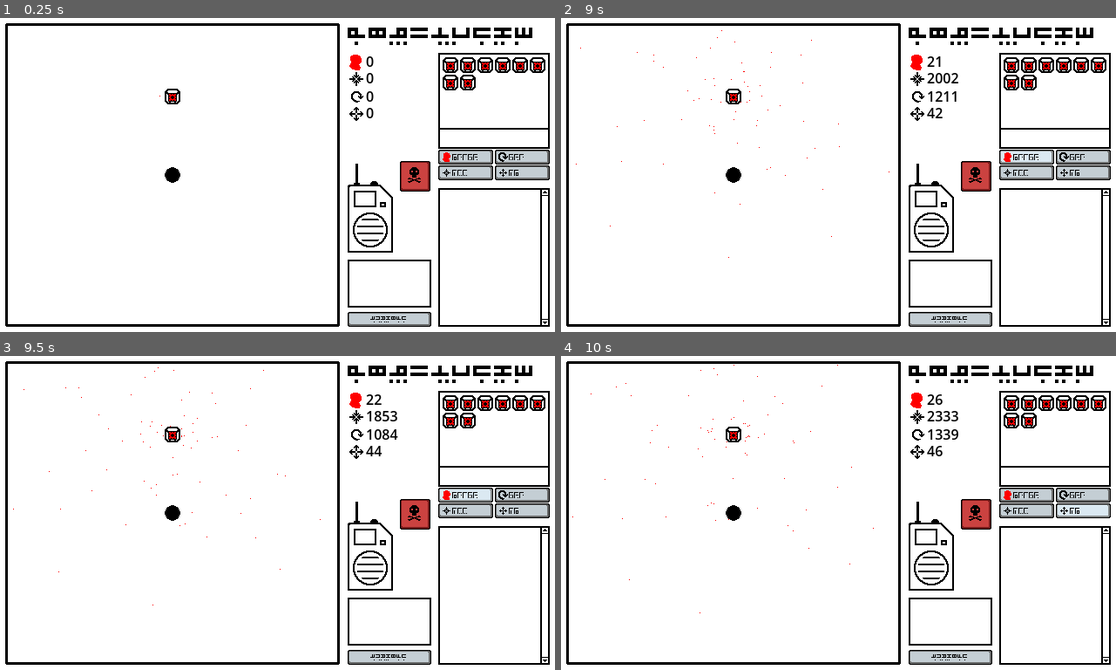
Above: before the commit, frames 1-4 (two rows, left to right).
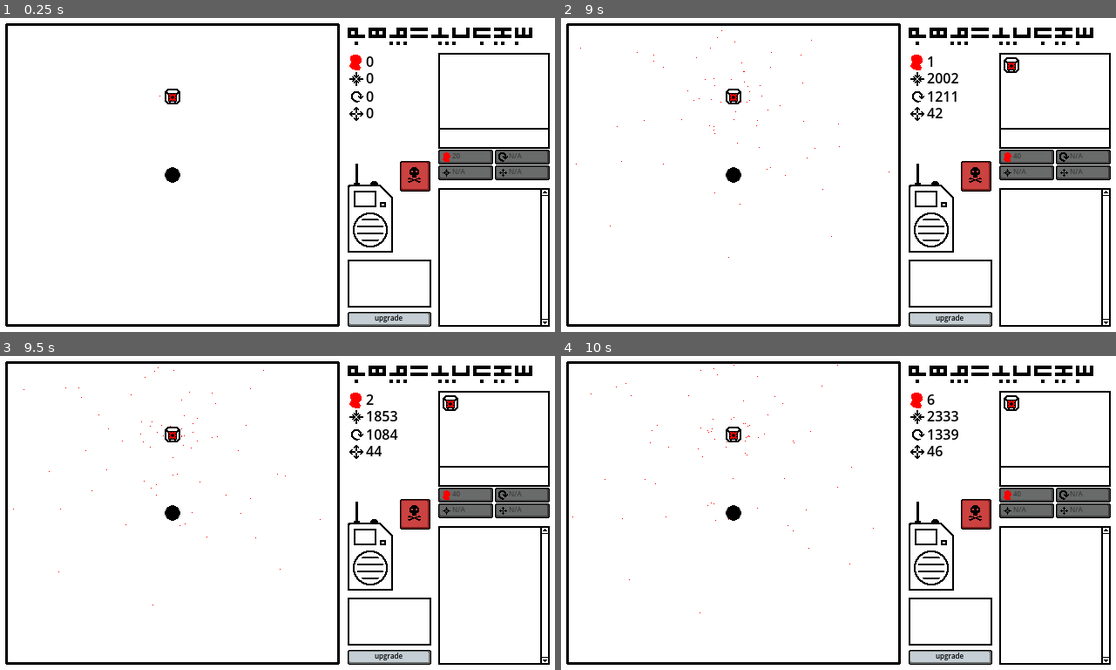
Above: after the commit, the same moments.

Repository: an-olive/BRSD-14
Game: Godot game, scene res://main.tscn
Same seed, same stepped clock (60 frames per second), same inputs: the game is played once before the commit and once after it.
Inputs (mouse positions are in pixels of both pictures, inside the frame that each line leads up to):
- Up to frame 1 (0.25 s): no input
- Up to frame 2 (9 s): click (977, 175) at 0.5 s; click "upgrade" at 1.25 s; click (1027, 156) at 2 s, where only the run before the commit has a clickable "!1054"; click (1082, 156) at 2.75 s, where only the run before the commit has a clickable "541"; click (1027, 171) at 3.5 s, where only the run before the commit has a clickable "322"; click (1082, 171) at 4.25 s, where only the run before the commit has a clickable "3!"; click (977, 175) at 5 s; click "upgrade" at 5.75 s; click (1027, 156) at 6.5 s, where only the run before the commit has a clickable "!1054"; click (1082, 156) at 7.25 s, where only the run before the commit has a clickable "541"; click (1027, 171) at 8 s, where only the run before the commit has a clickable "322"; click "!1054" (after the commit: "20") at 8.75 s
- Up to frame 3 (9.5 s): no input
- Up to frame 4 (10 s): click (1082, 509) at 9.5 s, where only the run before the commit has a clickable "3!"

The runs differ from the first frame. In frame 1, 2.4% of the frame differs, in the area x 66-99%, y 12-97%; in frame 2, 2.3%; in frame 3, 2.3%; in frame 4, 2.3%.

Commit message:
#4 - implement building purchase (without spinner)

Diff:
--- a/Components/game.gd
+++ b/Components/game.gd
@@ -18,19 +18,27 @@
 @export var force_constant: float = 1
 @export var rotation_constant: float = 1
 
-
-const Producer = preload("res://Components/Buildings/producer.tscn")
+@export_category("Cost Lists")
+@export var gib_costs: Array[int] = [20, 40, 80]
+@export var rotation_milestones: Array[int] = []
+@export var force_milestones: Array[int] = []
+@export var expansion_milestones: Array[int] = []
+signal costs_change
+signal building_purchase
 
 
 class GameStats:
-	var gibs: int
-	var force: float
-	var rotation: float
-	var expansion: float
-	var buildings: Array[InventoryBuilding]
+	var gibs: int = 0
+	var force: float = 0
+	var rotation: float = 0
+	var expansion: float = 0
+	var max_force: float = 0
+	var max_rotation: float = 0
+	var max_expansion: float = 0
+	var buildings: Array[InventoryBuilding] = []
 
 var stats: GameStats = GameStats.new()
-signal buildings_change;
+signal buildings_change
 
 var tile_size: float
 var hole_position: Vector2
@@ -38,8 +46,6 @@
 var mouse_velocity: Vector2
 
 var game_time: float = 0
-
-var gibs_in_hole: int
 
 class _RecentGib:
 	var gib: Gibs.Gib
@@ -71,6 +77,11 @@
 
 static var instance: Game
 
+static func int_to_string(value: Variant, fallback: String = "N/A") -> String:
+	if value is int or value is float:
+		return str(floori(value))
+	return fallback
+
 func _ready() -> void:
 	#assert(instance == null, "Game must be a single instance")
 	instance = self
@@ -81,11 +92,6 @@
 	tile_size = float(area.size.x + 1) / grid_size.x
 
 	$Grid.visible = Engine.is_editor_hint()
-
-	for i in range(8):
-		var building = Producer.instantiate().as_inventory()
-		stats.buildings.append(building)
-	buildings_change.emit()
 
 func _process(delta: float) -> void:
 	if Engine.is_editor_hint():
@@ -99,8 +105,6 @@
 		return
 
 	game_time += delta
-
-	stats.gibs = gibs_in_hole
 
 	recent_gibs_in_hole = recent_gibs_in_hole.filter(func(rg): return rg.time + window_duration > game_time)
 	stats.force = recent_gibs_in_hole.reduce(func(acc, rg): return acc + rg.velocity_towards_hole(), 0.0) * force_constant
@@ -116,6 +120,10 @@
 			image.fill_rect(Rect2i(t * int(tile_size) - area.position, Vector2i(tile_size, tile_size)), Color(0, 1, 0, log(occupied_tiles[t])/10+.1))
 		$DebugOverlay.texture = ImageTexture.create_from_image(image)
 	stats.expansion = recent_gib_expansion.reduce(func(acc, v): return acc + v.value, 0) / len(recent_gib_expansion)
+
+	stats.max_force = maxf(stats.max_force, stats.force)
+	stats.max_rotation = maxf(stats.max_rotation, stats.rotation)
+	stats.max_expansion = maxf(stats.max_expansion, stats.expansion)
 
 func _input(event: InputEvent) -> void:
 	if Engine.is_editor_hint():
@@ -137,9 +145,37 @@
 	$Buildings.add_child(building.building)
 	buildings_change.emit()
 
+func purchase_with_gibs() -> void:
+	if stats.gibs < gib_costs.front():
+		return
+	stats.gibs -= gib_costs.pop_front()
+	costs_change.emit()
+	building_purchase.emit()
+
+func purchase_with_rotation() -> void:
+	if stats.max_rotation < rotation_milestones.front():
+		return
+	rotation_milestones.pop_front()
+	costs_change.emit()
+	building_purchase.emit()
+
+func purchase_with_force() -> void:
+	if stats.max_force < force_milestones.front():
+		return
+	force_milestones.pop_front()
+	costs_change.emit()
+	building_purchase.emit()
+
+func purchase_with_expansion() -> void:
+	if stats.max_expansion < expansion_milestones.front():
+		return
+	expansion_milestones.pop_front()
+	costs_change.emit()
+	building_purchase.emit()
+
 
 func _on_gibs_into_the_hole(_gib: Variant) -> void:
-	gibs_in_hole += 1
+	stats.gibs += 1
 	recent_gibs_in_hole.append(_RecentGib.new(_gib))
 
 func _on_producer_gib_collided(_gib: Variant) -> void:
--- a/buttons.tres
+++ b/buttons.tres
@@ -1,7 +1,6 @@
-[gd_resource type="Theme" load_steps=11 format=3 uid="uid://b0pitp2mmly78"]
+[gd_resource type="Theme" load_steps=10 format=3 uid="uid://b0pitp2mmly78"]
 
 [ext_resource type="Texture2D" uid="uid://da76p53i7sp0a" path="res://Assets/UI/Button_enabled.png" id="1_4cwoa"]
-[ext_resource type="FontFile" uid="uid://d2lhfp8gsmpm2" path="res://Assets/semio(1).ttf" id="1_e2bhe"]
 [ext_resource type="Texture2D" uid="uid://biu5o5r2ua4di" path="res://Assets/UI/Button_disabled.png" id="2_i2ujt"]
 [ext_resource type="Texture2D" uid="uid://u3vvy54d1pep" path="res://Assets/UI/Button_enabled_hover.png" id="3_rq111"]
 [ext_resource type="Texture2D" uid="uid://ddfohu5rjfsx2" path="res://Assets/UI/Button_enabled_pressed.png" id="5_5eotj"]
@@ -68,8 +67,7 @@
 Button/colors/font_hover_pressed_color = Color(0, 0, 0, 1)
 Button/colors/font_pressed_color = Color(0, 0, 0, 1)
 Button/constants/h_separation = 4
-Button/font_sizes/font_size = 16
-Button/fonts/font = ExtResource("1_e2bhe")
+Button/font_sizes/font_size = 8
 Button/styles/disabled = SubResource("StyleBoxTexture_krywf")
 Button/styles/focus = SubResource("StyleBoxEmpty_i2ujt")
 Button/styles/hover = SubResource("StyleBoxTexture_m6ddu")
--- a/main.gd
+++ b/main.gd
@@ -1,10 +1,14 @@
 extends Control
+
+const Producer = preload("res://Components/Buildings/producer.tscn")
 
 func _ready() -> void:
 	for btn in $SidePanel/Inventory.get_children():
 		if btn is Button:
 			btn.connect("button_down", func(): btn.get_child(0).position += Vector2(1, 1))
 			btn.connect("button_up", func(): btn.get_child(0).position -= Vector2(1, 1))
+
+	_on_game_costs_change()
 
 func _input(event: InputEvent) -> void:
 	if event is InputEventMouseMotion:
@@ -15,10 +19,19 @@
 		$PauseOverlay.visible = Game.instance.paused
 
 func _process(delta: float) -> void:
-	$SidePanel/Stats/Gibs/Value.text = "%d" % $Game.stats.gibs
-	$SidePanel/Stats/Force/Value.text = "%d" % $Game.stats.force
-	$SidePanel/Stats/Rotation/Value.text = "%d" % $Game.stats.rotation
-	$SidePanel/Stats/Expansion/Value.text = "%d" % $Game.stats.expansion
+	$SidePanel/Stats/Gibs/Value.text = Game.int_to_string($Game.stats.gibs)
+	$SidePanel/Stats/Force/Value.text = Game.int_to_string($Game.stats.force)
+	$SidePanel/Stats/Rotation/Value.text = Game.int_to_string($Game.stats.rotation)
+	$SidePanel/Stats/Expansion/Value.text = Game.int_to_string($Game.stats.expansion)
+
+	$SidePanel/Inventory/GibsButton.disabled = $Game.gib_costs.front() == null \
+			or $Game.gib_costs.front() > $Game.stats.gibs
+	$SidePanel/Inventory/ForceButton.disabled = $Game.force_milestones.front() == null \
+			or $Game.force_milestones.front() > $Game.stats.max_force
+	$SidePanel/Inventory/RotationButton.disabled = $Game.rotation_milestones.front() == null \
+			or $Game.rotation_milestones.front() > $Game.stats.max_rotation
+	$SidePanel/Inventory/ExpansionButton.disabled = $Game.expansion_milestones.front() == null \
+			or $Game.expansion_milestones.front() > $Game.stats.max_expansion
 
 func _on_game_buildings_change() -> void:
 	for building in $SidePanel/Inventory/Buildings.get_children():
@@ -40,3 +53,14 @@
 	if not building.building.is_valid_position(building.location):
 		return
 	$Game.place_building(building)
+
+func _on_game_costs_change() -> void:
+	$SidePanel/Inventory/GibsButton.text = Game.int_to_string($Game.gib_costs.front())
+	$SidePanel/Inventory/ForceButton.text = Game.int_to_string($Game.force_milestones.front())
+	$SidePanel/Inventory/RotationButton.text = Game.int_to_string($Game.rotation_milestones.front())
+	$SidePanel/Inventory/ExpansionButton.text = Game.int_to_string($Game.expansion_milestones.front())
+
+func _on_game_building_purchase() -> void:
+	var building = Producer.instantiate().as_inventory()
+	$Game.stats.buildings.append(building)
+	_on_game_buildings_change()
--- a/main.tscn
+++ b/main.tscn
@@ -344,4 +344,10 @@
 grow_vertical = 2
 text = "Game paused (press ESC to unpause)"
 
+[connection signal="building_purchase" from="Game" to="." method="_on_game_building_purchase"]
 [connection signal="buildings_change" from="Game" to="." method="_on_game_buildings_change"]
+[connection signal="costs_change" from="Game" to="." method="_on_game_costs_change"]
+[connection signal="pressed" from="SidePanel/Inventory/GibsButton" to="Game" method="purchase_with_gibs"]
+[connection signal="pressed" from="SidePanel/Inventory/RotationButton" to="Game" method="purchase_with_rotation"]
+[connection signal="pressed" from="SidePanel/Inventory/ForceButton" to="Game" method="purchase_with_force"]
+[connection signal="pressed" from="SidePanel/Inventory/ExpansionButton" to="Game" method="purchase_with_expansion"]
